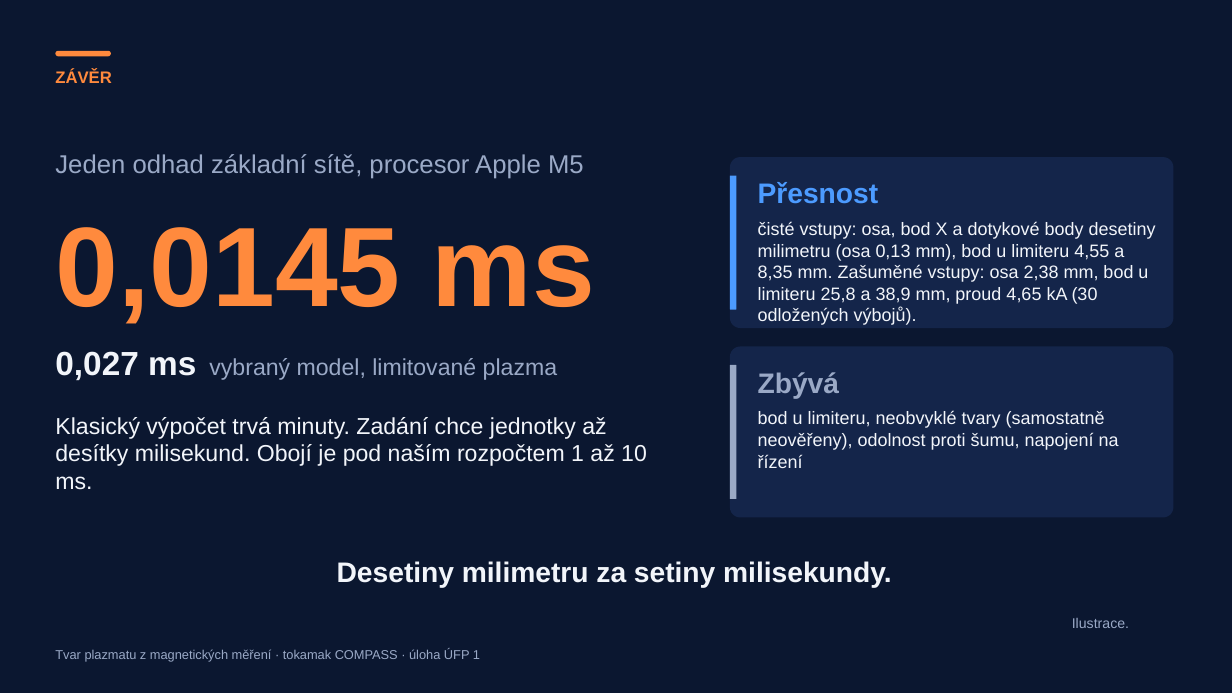
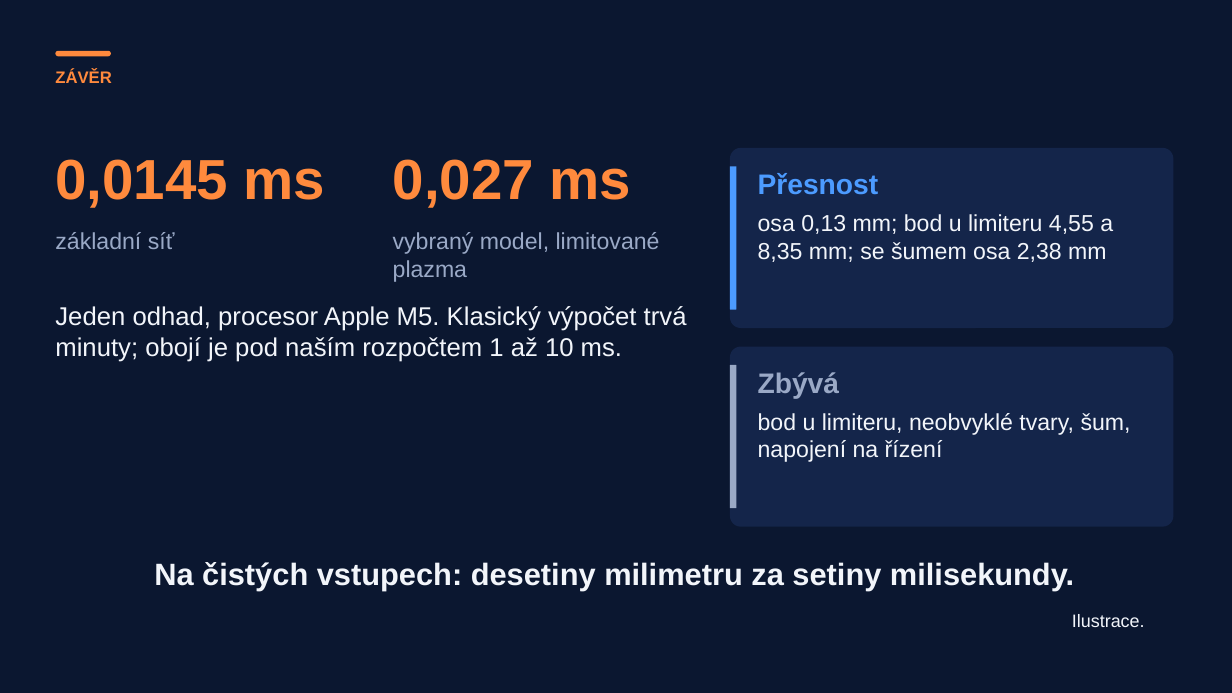
Before and after one commit to mschiller890/hackathon, a slide deck: slide 14 of presentation/deck/slides.pptx. Drawn at 1232x693 pixels with LibreOffice and Linux fonts; fonts in the diff are those of the drawing; background and template pictures are left out. Boxes give left, top, right and bottom in pixels: in the first picture for what was removed or moved away, otherwise in the second. Text is boxed around its words. In the diff, an @@ line names an element or a change of style, - is before the commit and + after.

```diff
--- a/presentation/deck/slides.pptx
+++ b/presentation/deck/slides.pptx
@@ rounded rectangle: place and size @@
-rounded rectangle at (730,157,1174,328)
+rounded rectangle at (730,148,1174,328)
@@ text added at (55,159,326,208), 44 pt, text #FF8A3D, bold @@
+0,0145 ms
@@ text at (393,159,632,208): text changed; size 88 to 44 pt @@
-0,0145 ms
+0,027 ms
@@ rounded rectangle: place and size @@
-rounded rectangle at (730,176,737,310)
+rounded rectangle at (730,166,737,310)
@@ text "Přesnost": place and size @@
-text "Přesnost" at (758,182,1156,325)
+text "Přesnost" at (758,173,1113,262)
@@ text at (55,232,175,249): text changed; size 20 to 18 pt @@
-Jeden odhad základní sítě, procesor Apple M5
+základní síť
@@ text at (393,232,660,282): text changed @@
-0,027 ms vybraný model, limitované plazma
+vybraný model, limitované plazma
@@ text at (758,214,1113,262): text changed; size 14 to 18 pt @@
-čisté vstupy: osa, bod X a dotykové body desetiny milimetru (osa 0,13 mm), bod u limiteru 4,55 a 8,35 mm. Zašuměné vstupy: osa 2,38 mm, bod u limiteru 25,8 a 38,9 mm, proud 4,65 kA (30 odložených výbojů).
+osa 0,13 mm; bod u limiteru 4,55 a 8,35 mm; se šumem osa 2,38 mm
@@ text at (55,306,687,362): text changed; size 18 to 20 pt @@
-Klasický výpočet trvá minuty. Zadání chce jednotky až desítky milisekund. Obojí je pod naším rozpočtem 1 až 10 ms.
+Jeden odhad, procesor Apple M5. Klasický výpočet trvá minuty; obojí je pod naším rozpočtem 1 až 10 ms.
@@ rounded rectangle: place and size @@
-rounded rectangle at (730,347,1174,518)
+rounded rectangle at (730,347,1174,527)
@@ rounded rectangle: place and size @@
-rounded rectangle at (730,365,737,499)
+rounded rectangle at (730,365,737,508)
@@ text at (758,413,1131,462): text changed; size 14 to 18 pt @@
-bod u limiteru, neobvyklé tvary (samostatně neověřeny), odolnost proti šumu, napojení na řízení
+bod u limiteru, neobvyklé tvary, šum, napojení na řízení
@@ text at (154,562,1074,590): text changed; size 22 to 24 pt @@
-Desetiny milimetru za setiny milisekundy.
+Na čistých vstupech: desetiny milimetru za setiny milisekundy.
@@ text "Ilustrace." at (1072,614,1145,627): size 11 to 14 pt, text colour #9AA9C6 to #F2F5FA; more space between paragraphs @@
@@ text removed at (55,649,480,662) @@
-Tvar plazmatu z magnetických měření · tokamak COMPASS · úloha ÚFP 1
```
Also in this commit, not shown: 13 other slides changed, 1 other file.
